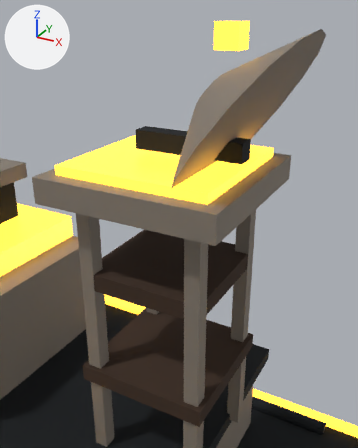
Two versions of the glTF model docs/concept-art/models/cruiser-bathyarch.glb, one commit apart.
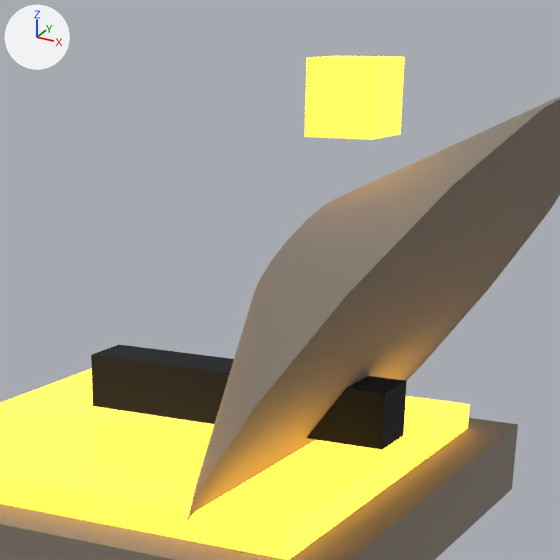
Each version is shown from a 50 mm lens placed at (15.16, -13.27, 31.2), pointed at (9.13, -2.29, 25.71), then close up on the part from 29% to 86% of the width and 0% to 46% of the height. Every picture has the same lights, and +X, +Y and +Z are marked at upper left. The older version's two pictures come first. Where no turn or scale is listed for an object, it has been applied to the vertices.

Names of what the first close-up shows: 'dish', 'dish_boom', 'mast_lamp', 'tower_fwd_floodlight', 'tower_fwd_platform'.
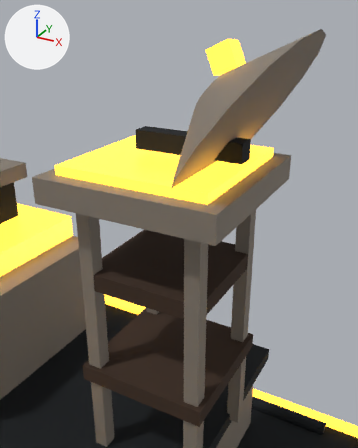
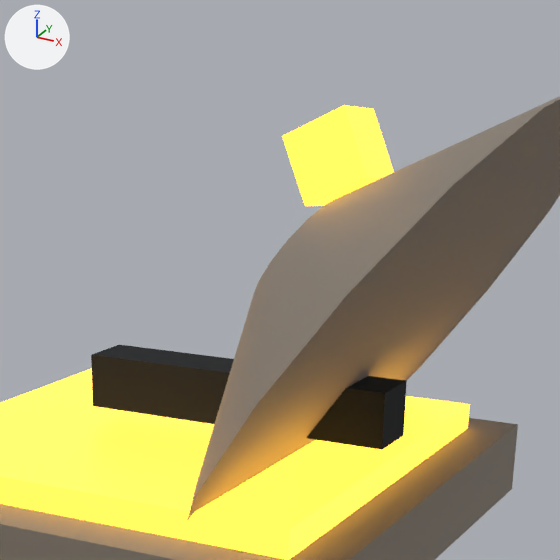
Boxes (x1, y1, x2, y2) around the edits, measured in the close-ups (560 x 560 px):
'mast_lamp', moved, turned
    before: (304, 56, 405, 140)
    after: (282, 105, 394, 206)

The change in detail:
Object 'mast_lamp' (ob_mast_lamp) moves from (9.6, 0.0, 30.2) to (9.473, 0.0286, 29.72).
Object 'mast_lamp' (ob_mast_lamp) turns from (0, 0, 0) to (-6, -25, 1.3) degrees about x, y and z.
